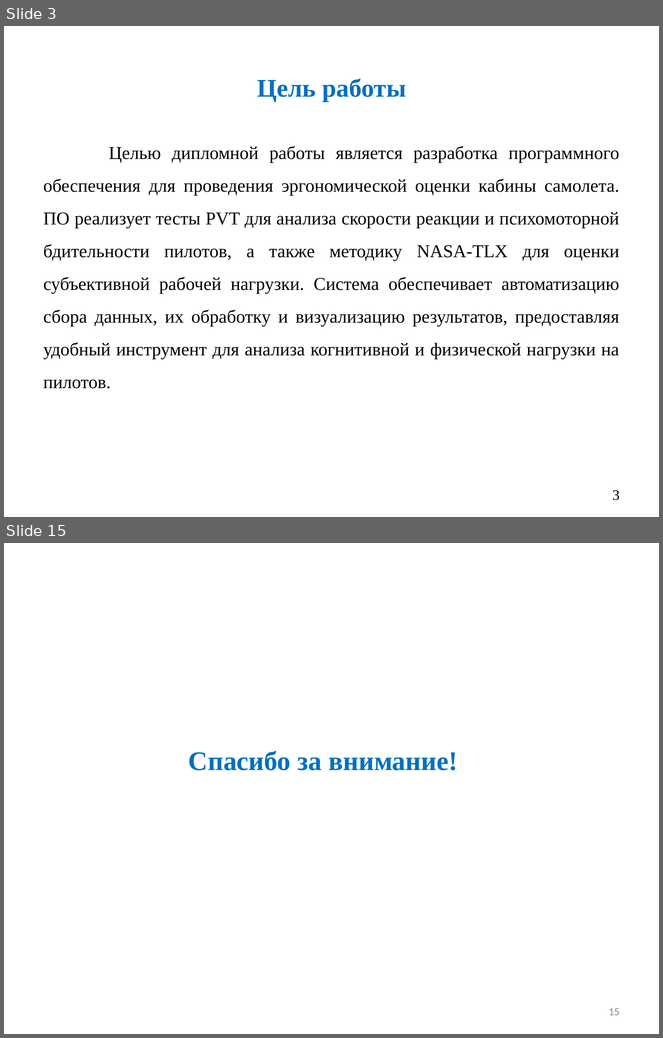
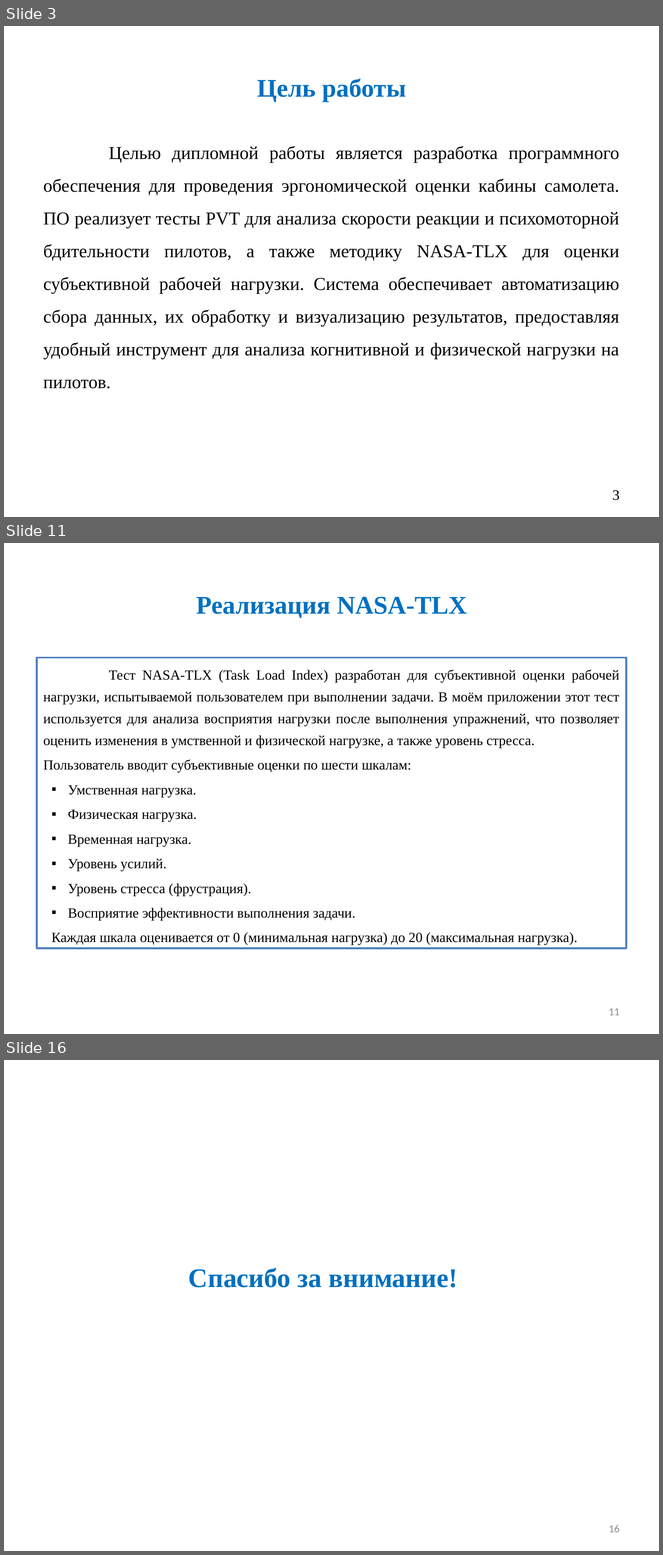
Before and after one commit to Ch1kez/PVT_NASA-TLX, a slide deck: Диплом/Презентация/презентация Курнаев.pptx. Shown one above the other, each under a label of ours: slides 3 and 15 before the commit, slides 3, 11 and 16 after it; the slides between them are not shown. The pictures are 663x1038 and 663x1555 pixels, drawn with LibreOffice and Linux fonts; fonts in the diff are those of the drawing. Boxes give left, top, right and bottom in pixels: in the first picture for what was removed or moved away, otherwise in the second. Text is boxed around its words. In the diff, an @@ line names an element or a change of style, - is before the commit and + after.

```diff
--- a/Диплом/Презентация/презентация Курнаев.pptx
+++ b/Диплом/Презентация/презентация Курнаев.pptx
@@ slide 11 added at [4, 543, 659, 1034], background #FFFFFF @@
@@ title added at [196, 597, 467, 618], 28 pt, text #0070C0, bold @@
+Реализация NASA-TLX
@@ text added at [37, 657, 626, 949], fill #FFFFFF, outline #4F81BD 2 pt, 15.4 pt, text #000000 @@
+Тест NASA-TLX (Task Load Index) разработан для субъективной оценки рабочей нагрузки, испытываемой пользователем при выполнении задачи. В моём приложении этот тест используется для анализа восприятия нагрузки после выполнения упражнений, что позволяет оценить изменения в умственной и физической нагрузке, а также уровень стресса.
+Пользователь вводит субъективные оценки по шести шкалам:
+▪ Умственная нагрузка.
+▪ Физическая нагрузка.
+▪ Временная нагрузка.
+▪ Уровень усилий.
+▪ Уровень стресса (фрустрация).
+▪ Восприятие эффективности выполнения задачи.
+Каждая шкала оценивается от 0 (минимальная нагрузка) до 20 (максимальная нагрузка).
@@ page number added at [609, 1008, 620, 1016], 12 pt, text #8C8C8C @@
+11
@@ what was slide 15 is now slide 16 @@
@@ page number at [609, 1525, 620, 1533]: text changed @@
-15
+16
```
Also in this commit, not shown: 5 slides changed, 7 other slides added, 9 slides removed, 1 other file.
